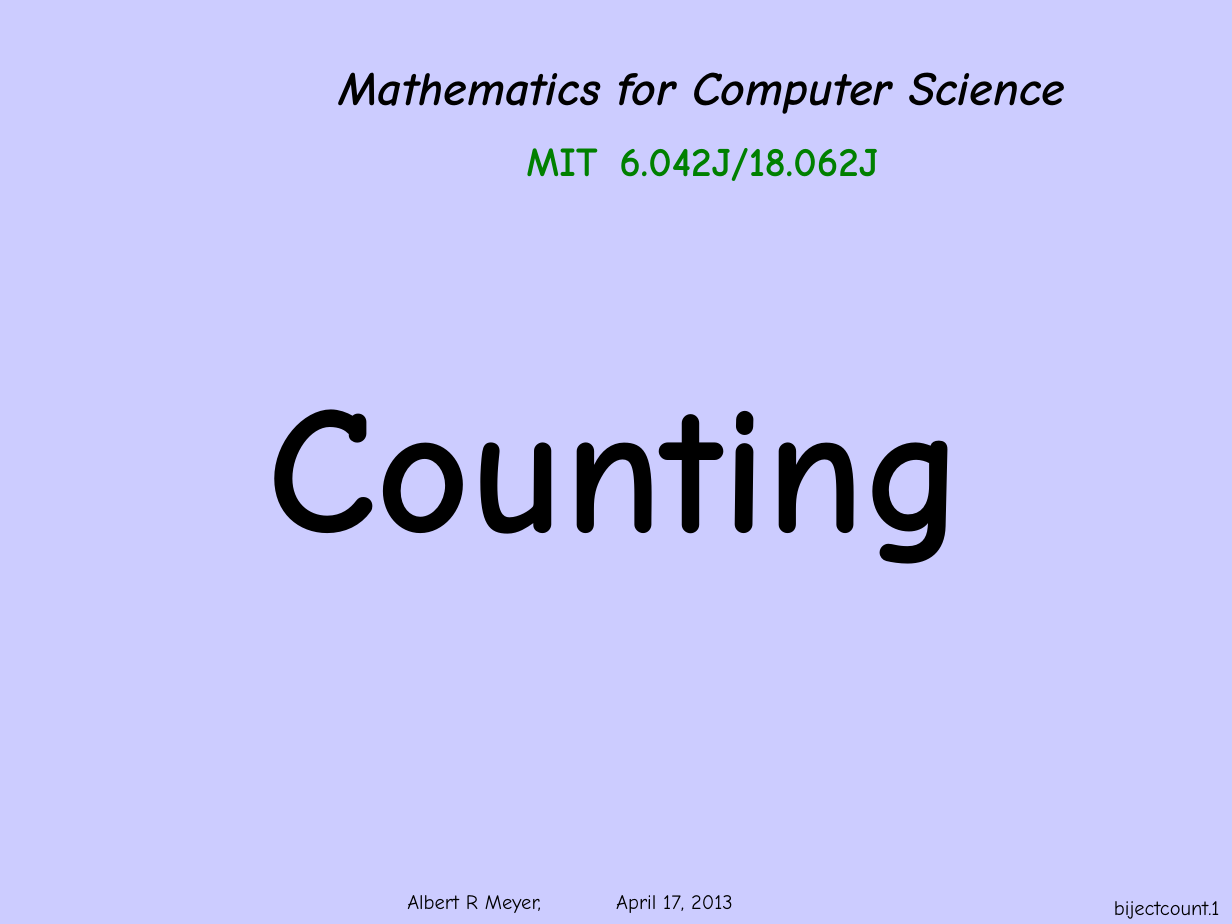
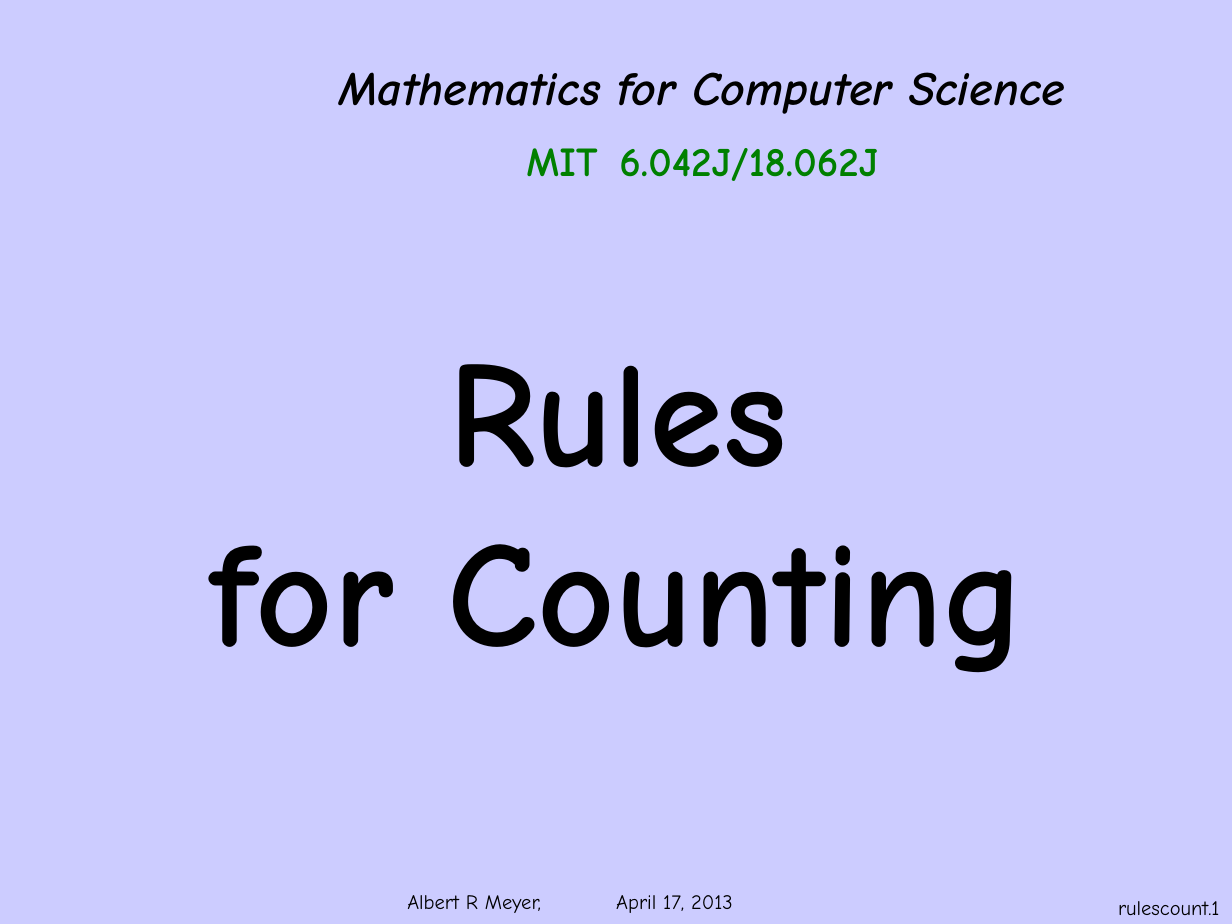
Before and after one commit to armeyer/mcs_web, a slide deck: slide 1 of spring13/slides13/counting.pptx. Drawn at 1232x924 pixels with LibreOffice and Linux fonts; fonts in the diff are those of the drawing; background and template pictures are left out. Boxes give left, top, right and bottom in pixels: in the first picture for what was removed or moved away, otherwise in the second. Text is boxed around its words. In the diff, an @@ line names an element or a change of style, - is before the commit and + after.

Commit message:
split counting.pptx into counting-rules and bijection-count

```diff
--- a/spring13/slides13/counting.pptx
+++ b/spring13/slides13/counting.pptx
@@ text at [210,364,1025,673]: text changed; size 106 to 88 pt @@
-Counting
+Rules
+for Counting
@@ page number at [1118,901,1220,915]: text changed @@
-bijectcount.1
+rulescount.1
```
Also in this commit, not shown: 2 other slides changed, 15 slides removed, 2 other files.
